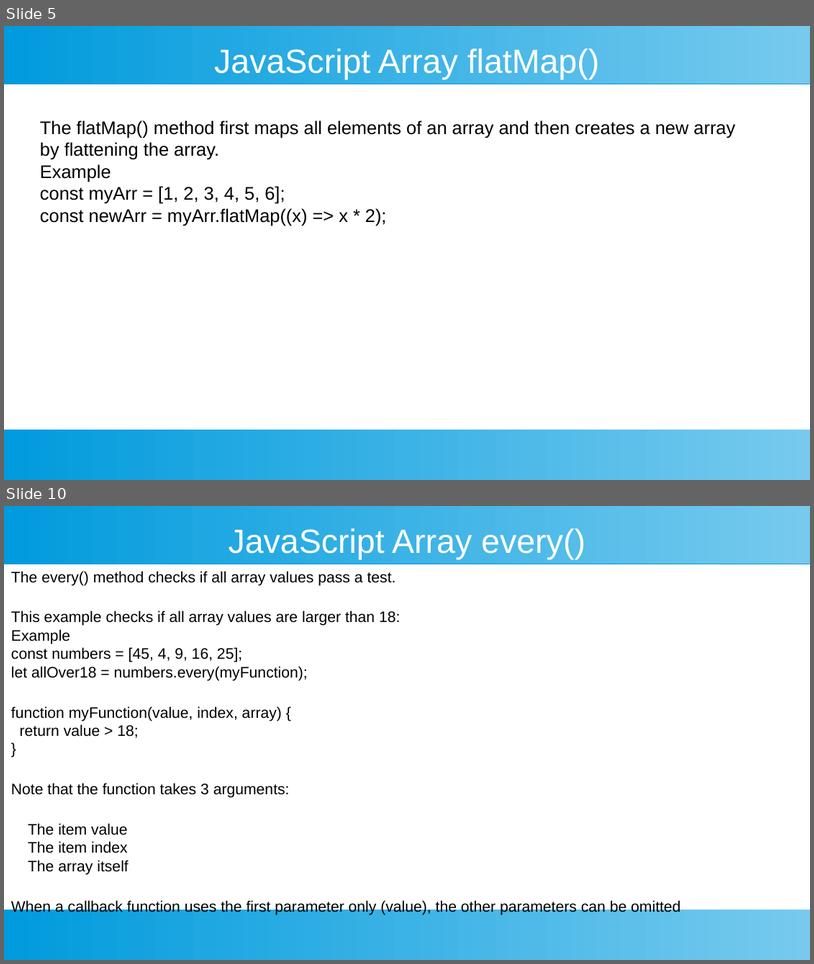
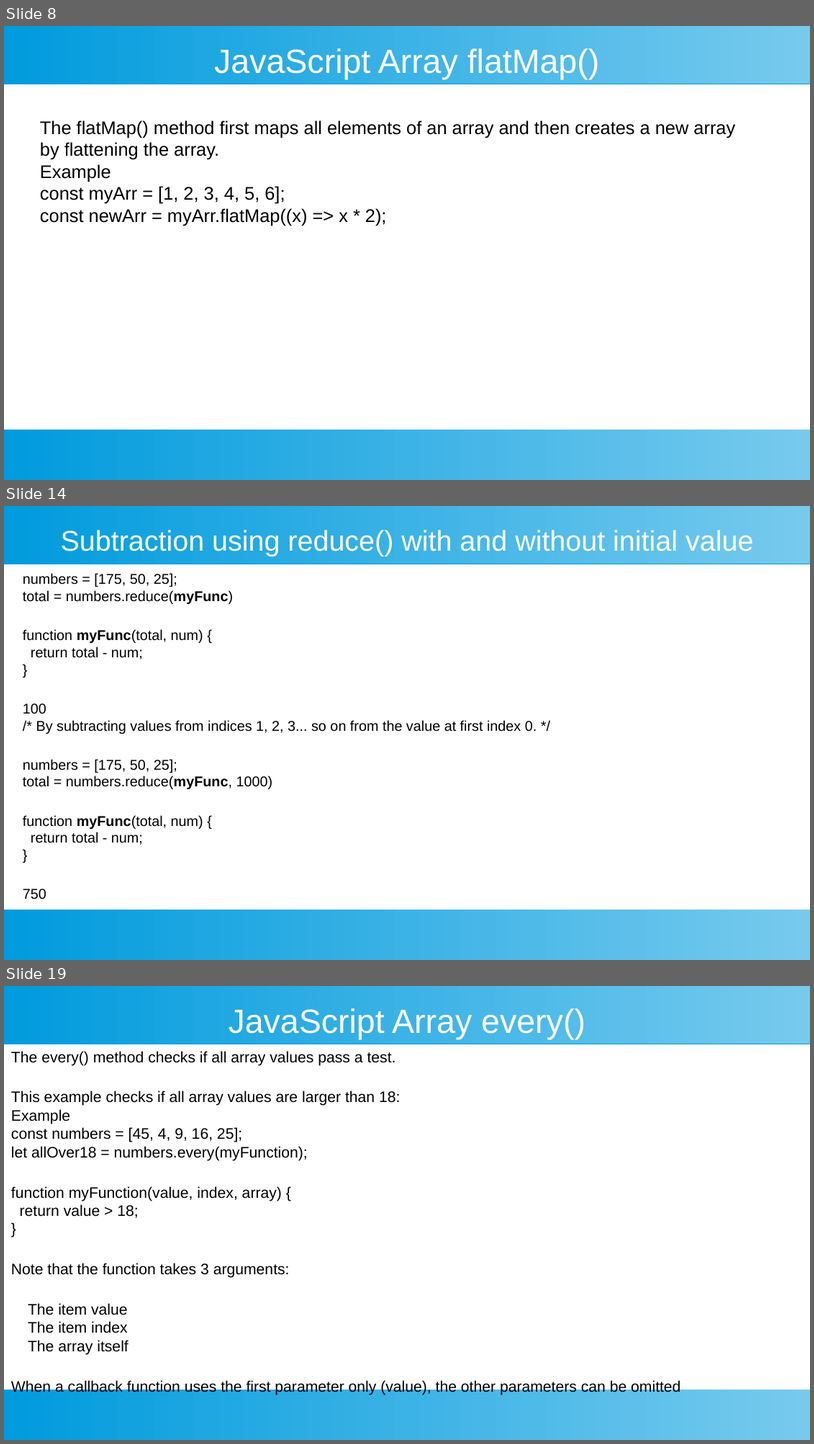
Before and after one commit to ashishjain1547/public_lessons_in_javascript, a slide deck: 7_Arrays in Detail/4 - array iteration.odp. Shown one above the other, each under a label of ours: slides 5 and 10 before the commit, slides 8, 14 and 19 after it; the slides between them are not shown. The pictures are 814x964 and 814x1444 pixels, drawn with LibreOffice and Linux fonts; fonts in the diff are those of the drawing. Boxes give left, top, right and bottom in pixels: in the first picture for what was removed or moved away, otherwise in the second. Text is boxed around its words. In the diff, an @@ line names an element or a change of style, - is before the commit and + after.

```diff
--- a/7_Arrays in Detail/4 - array iteration.odp
+++ b/7_Arrays in Detail/4 - array iteration.odp
@@ slide 14 added at (4, 506, 810, 960), background #FFFFFF; not listed: 2 template elements that a slide beside it also shows @@
@@ title added at (61, 530, 754, 556), 28 pt, text #FFFFFF @@
+Subtraction using reduce() with and without initial value
@@ text added at (23, 573, 537, 844), 14 pt, text #000000 @@
+numbers = [175, 50, 25];
+total = numbers.reduce(myFunc)
+function myFunc(total, num) {
+return total - num;
+}
+100
+/* By subtracting values from indices 1, 2, 3... so on from the value at first index 0. */
+numbers = [175, 50, 25];
+total = numbers.reduce(myFunc, 1000)
+function myFunc(total, num) {
+return total - num;
+}
+750
@@ what was slide 5 is now slide 8 @@
@@ what was slide 10 is now slide 19 @@
```
Also in this commit, not shown: 10 slides changed, 9 other slides added, 6 other files.
